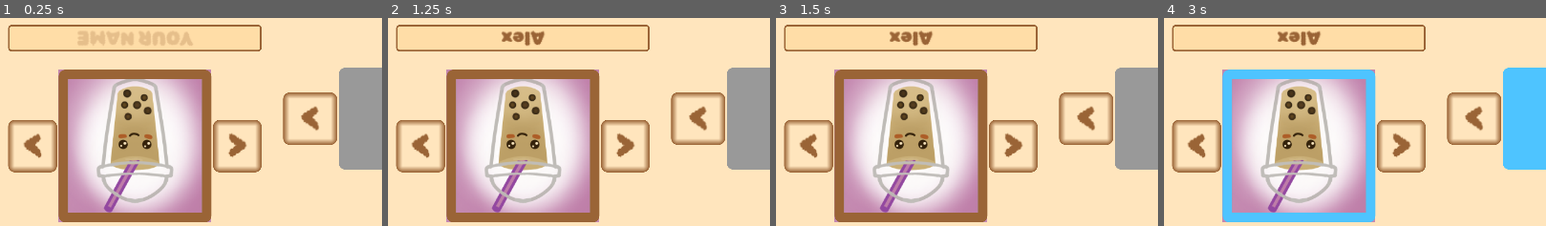
Above: before the commit, frames 1-4 (left to right).
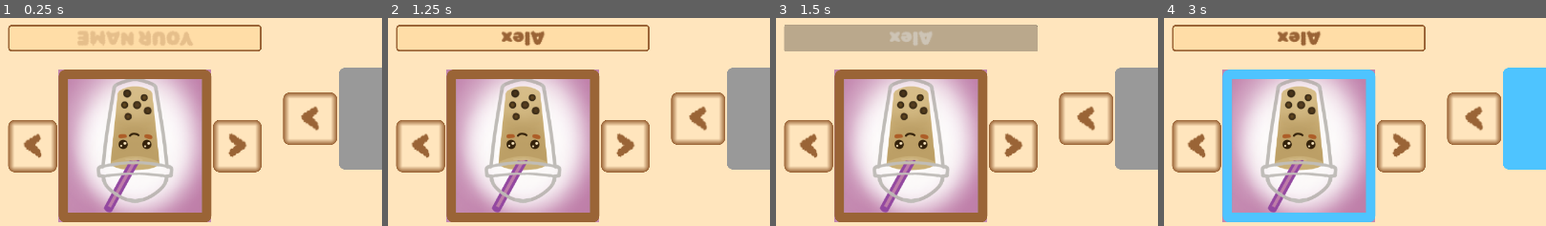
Above: after the commit, the same moments.

Repository: ElQDuck/guinea-piggies
Game: Godot game, scene res://scenes/profile_setup.tscn
The game is run twice, just before and just after one commit, with the same random seed, the same clock (stepped at 60 frames per second) and the same inputs. This scene is started directly instead of the project's main scene.
Inputs (mouse positions are % of the whole screen's width and height, from its top left):
- Up to frame 1 (0.25 s): no input
- Up to frame 2 (1.25 s): click (50, 5) at 0.52 s; type "Alex" at 0.6 s; click (50, 95) at 0.75 s; type "Alex" at 0.83 s
- Up to frame 3 (1.5 s): click "READY" at 1.25 s
- Up to frame 4 (3 s): click "READY" at 2 s; click "<" at 2.75 s
The pictures show only the part of the screen within x 32-82%, y 0-50%; the shares and areas given below are measured in that part.

Frames 1-2 are identical in both runs. In frame 3, 8.5% of the frame differs, in the area x 2-69%, y 3-17%; in frame 4, nothing differs.

Commit message:
toggle

Diff:
--- a/scripts/profile_setup_player.gd
+++ b/scripts/profile_setup_player.gd
@@ -100,8 +100,12 @@
 
 
 func _on_ready_button_toggled(toggled_on: bool):
-	# Disable all player input
-	# TODO
+	# Disable all player input if toggled
+	if toggled_on:
+		input_player_name.set_editable(false)
+	else:
+		input_player_name.set_editable(true)
+
 
 	# Check if name entered otherwise assign a random one
 	if toggled_on == true and input_player_name.text == "":
